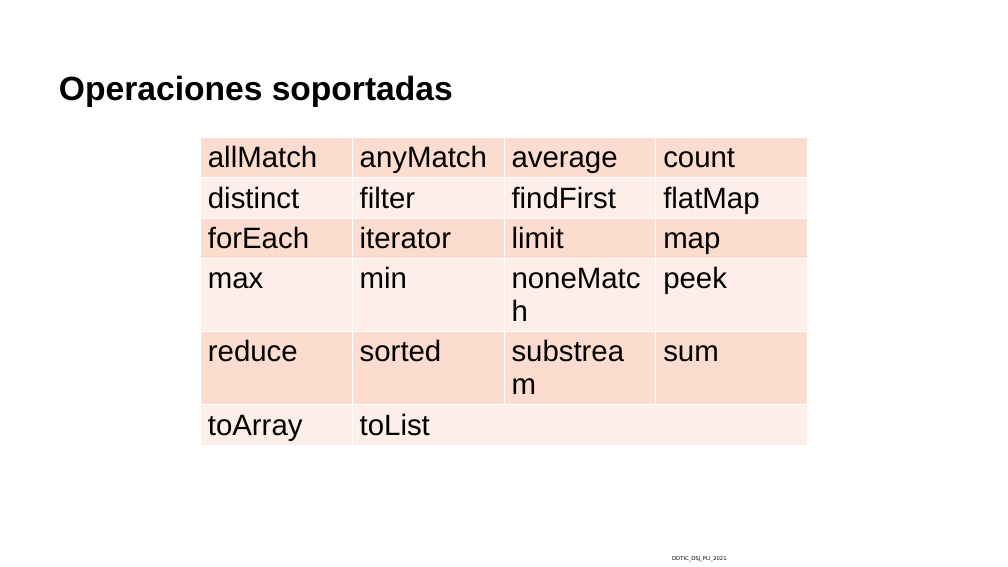
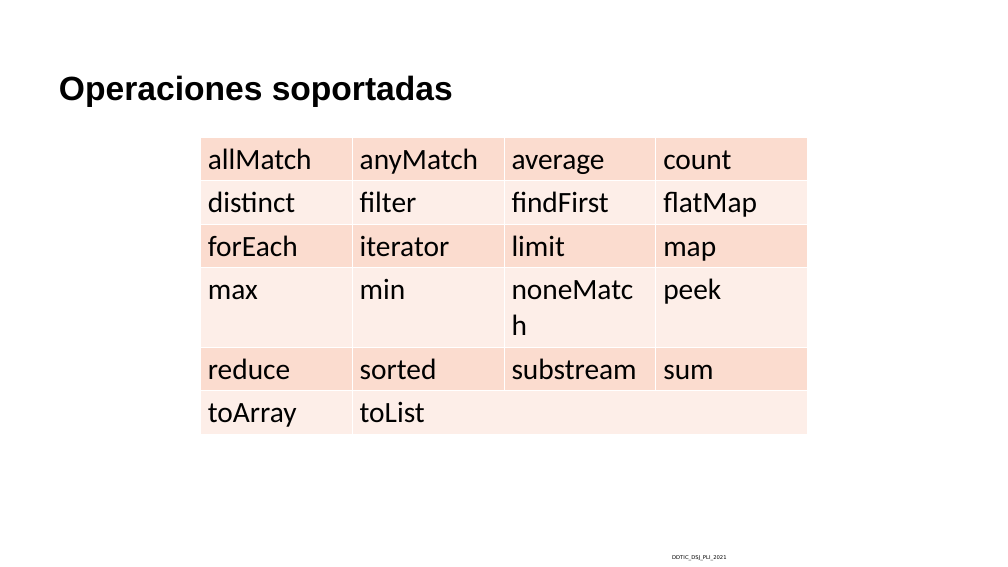
Before and after one commit to KevinLara96/Java_Diplomat, a slide deck: slide 18 of Modulo9/Temas/IntroJakartaEE-06.pptx. Drawn at 1008x567 pixels with LibreOffice and Linux fonts; fonts in the diff are those of the drawing; background and template pictures are left out. Boxes give left, top, right and bottom in pixels: in the first picture for what was removed or moved away, otherwise in the second. Text is boxed around its words. In the diff, an @@ line names an element or a change of style, - is before the commit and + after.

```diff
--- a/Modulo9/Temas/IntroJakartaEE-06.pptx
+++ b/Modulo9/Temas/IntroJakartaEE-06.pptx
@@ table at (200, 138, 808, 431) @@
@@ fill #FCDDCF to #FBDCCF in 12 cells @@
@@ fill #FDEFE9 to #FDEEE8 in 10 cells @@
@@ font Arial to Calibri @@
@@ borders changed @@
```
Also in this commit, not shown: 7 other slides changed, 13 other files.
